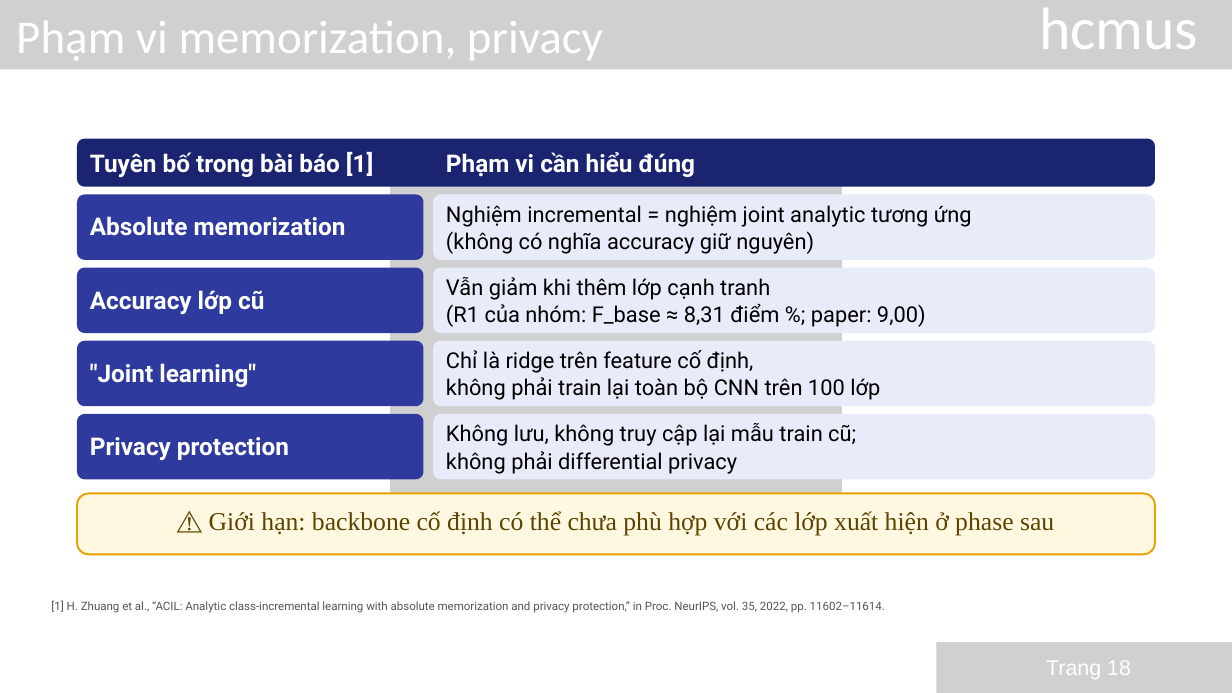
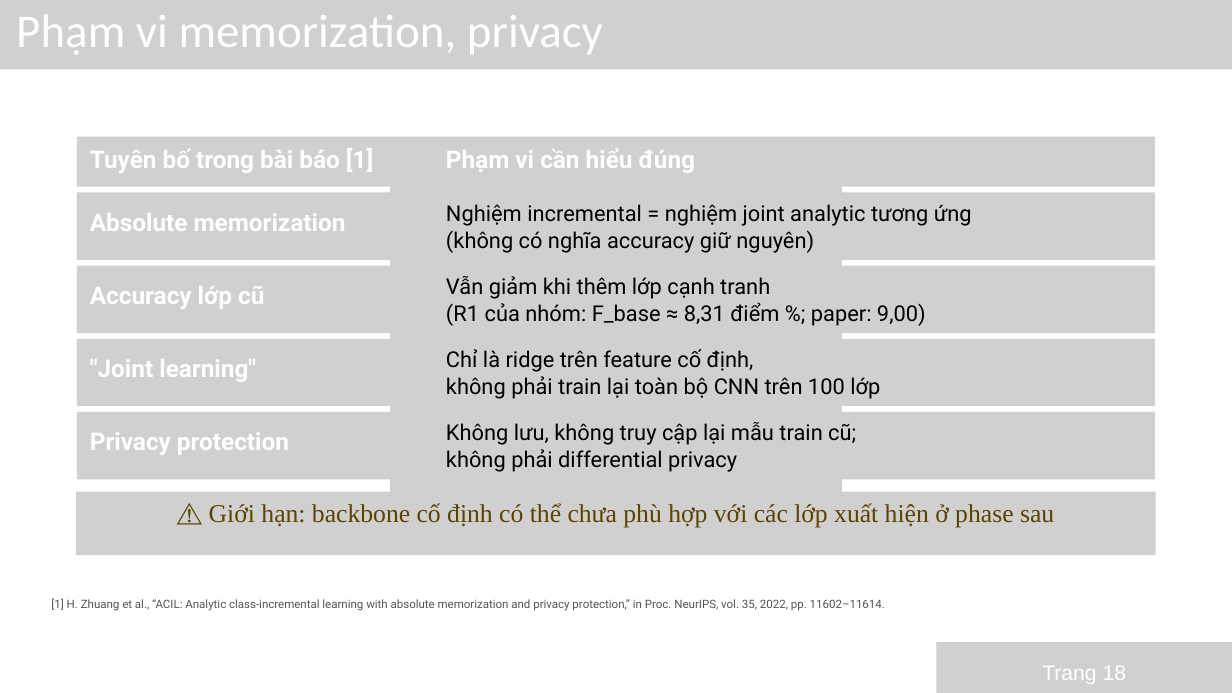
Before and after one commit to 24122050S/20-ML-Paper, a slide deck: slide 18 of slides/ACIL_Nhom3_GiuaKy.pptx. Drawn at 1232x693 pixels with LibreOffice and Linux fonts; fonts in the diff are those of the drawing; grey boxes stand for pictures. Boxes give left, top, right and bottom in pixels: in the first picture for what was removed or moved away, otherwise in the second. Text is boxed around its words. In the diff, an @@ line names an element or a change of style, - is before the commit and + after.

```diff
--- a/slides/ACIL_Nhom3_GiuaKy.pptx
+++ b/slides/ACIL_Nhom3_GiuaKy.pptx
@@ text "Phạm vi memorization, privacy" moved from (x1=16, y1=21, x2=603, y2=61) to (x1=16, y1=15, x2=603, y2=55) @@
@@ text removed at (x1=1039, y1=8, x2=1198, y2=49) @@
-hcmus
@@ freeform shape removed at (x1=77, y1=139, x2=1155, y2=187) @@
@@ picture added at (x1=77, y1=137, x2=1155, y2=187) @@
@@ text "Tuyên bố trong bài báo ..." moved from (x1=90, y1=152, x2=373, y2=177) to (x1=90, y1=148, x2=373, y2=173) @@
@@ text "Phạm vi cần hiểu đúng" moved from (x1=446, y1=152, x2=695, y2=177) to (x1=446, y1=148, x2=695, y2=173) @@
@@ freeform shape removed at (x1=77, y1=195, x2=423, y2=260) @@
@@ picture added at (x1=77, y1=192, x2=423, y2=259) @@
@@ text "Absolute memorization" moved from (x1=90, y1=216, x2=346, y2=236) to (x1=90, y1=213, x2=346, y2=231) @@
@@ freeform shape removed at (x1=433, y1=195, x2=1155, y2=260) @@
@@ picture added at (x1=433, y1=192, x2=1155, y2=259) @@
@@ freeform shape removed at (x1=77, y1=267, x2=423, y2=333) @@
@@ picture added at (x1=77, y1=265, x2=423, y2=333) @@
@@ freeform shape removed at (x1=433, y1=267, x2=1155, y2=333) @@
@@ picture added at (x1=433, y1=265, x2=1155, y2=333) @@
@@ text "Accuracy lớp cũ" moved from (x1=90, y1=290, x2=264, y2=314) to (x1=90, y1=286, x2=264, y2=309) @@
@@ freeform shape removed at (x1=77, y1=341, x2=423, y2=406) @@
@@ picture added at (x1=77, y1=339, x2=423, y2=406) @@
@@ text ""Joint learning"" moved from (x1=90, y1=363, x2=256, y2=387) to (x1=90, y1=359, x2=256, y2=382) @@
@@ freeform shape removed at (x1=433, y1=341, x2=1155, y2=406) @@
@@ picture added at (x1=433, y1=339, x2=1155, y2=406) @@
@@ freeform shape removed at (x1=77, y1=414, x2=423, y2=479) @@
@@ picture added at (x1=77, y1=412, x2=423, y2=479) @@
@@ freeform shape removed at (x1=433, y1=414, x2=1155, y2=479) @@
@@ picture added at (x1=433, y1=412, x2=1155, y2=479) @@
@@ text "Privacy protection" moved from (x1=90, y1=437, x2=289, y2=460) to (x1=90, y1=432, x2=289, y2=455) @@
@@ picture added at (x1=76, y1=492, x2=1156, y2=555) @@
@@ freeform shape removed at (x1=77, y1=493, x2=1155, y2=554) @@
@@ text "⚠ Giới hạn: backbone cố ..." moved from (x1=209, y1=511, x2=1054, y2=536) to (x1=209, y1=503, x2=1054, y2=528) @@
@@ text "Trang 18" at (x1=1042, y1=666, x2=1126, y2=684): size 25 to 24.8 pt; line spacing 35pt to 34.6pt @@
```
Also in this commit, not shown: 35 other slides changed.
